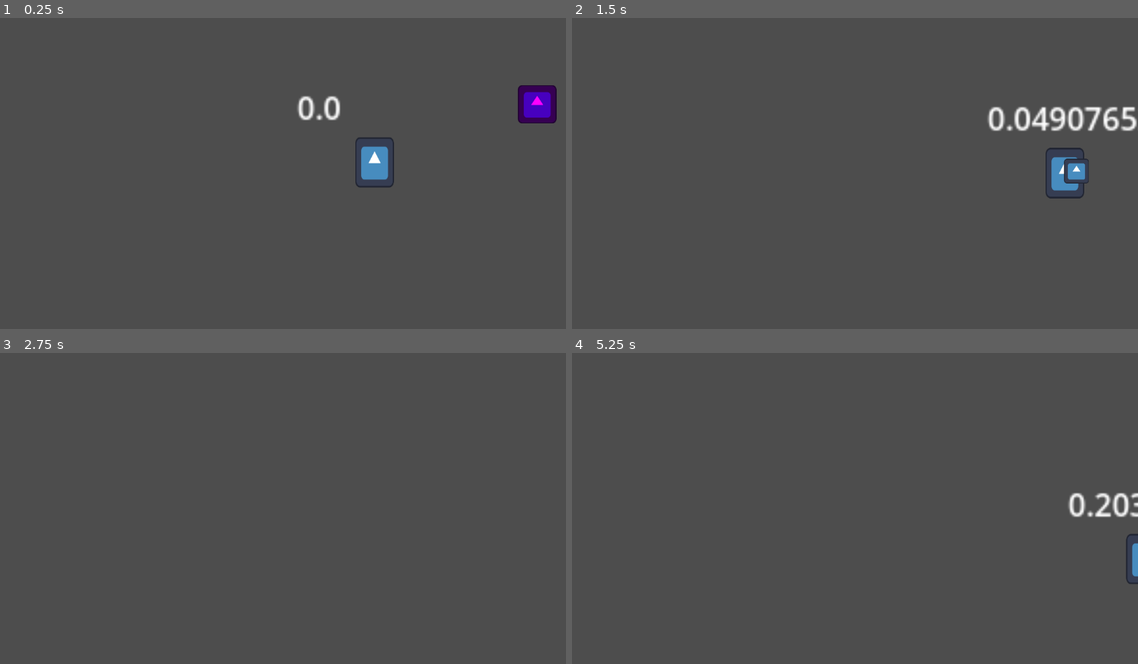
Above: before the commit, frames 1-4 (two rows, left to right).
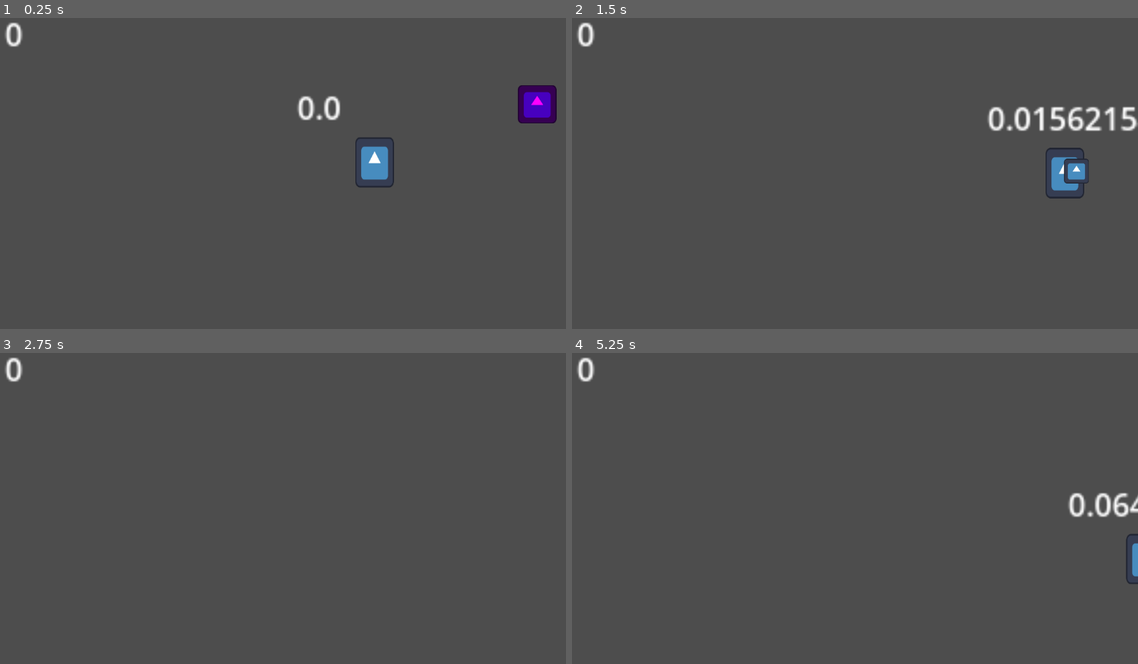
Above: after the commit, the same moments.

Repository: GoldenAppler-eng/Karmic-Staircase
Game: Godot game, scene res://scene/game.tscn
The game is run twice, just before and just after one commit, with the same random seed, the same clock (stepped at 60 frames per second) and the same inputs. The engine's default icon, where the game draws it, is replaced by a stand-in: a white triangle on a blue panel in a dark square.
Inputs:
- Up to frame 1 (0.25 s): no input
- Up to frame 2 (1.5 s): tap Enter at 0.5 s; hold D (move_right) 0.53-1.28 s; tap Space (attack) at 0.6 s; hold S (move_down) from 1.28 s (still down); tap F (drop_item) at 1.35 s
- Up to frame 3 (2.75 s): release S (move_down) at 2.03 s; hold D (move_right) from 2.03 s (still down); hold Shift (sprint) from 2.03 s (still down)
- Up to frame 4 (5.25 s): release D (move_right) at 2.78 s; release Shift (sprint) at 2.78 s; hold W (move_up) 2.78-3.53 s; tap E (use) at 2.85 s; tap Space (attack) at 3.5, 3.6 s; hold A (move_left) 3.53-5.03 s; tap F (drop_item) at 4.35 s; hold S (move_down) from 5.03 s (still down); hold Shift (sprint) from 5.03 s (still down)

The runs differ from the first frame. In frame 1, 0.2% of the frame differs, in the area x 0-5%, y 1-10%; in frame 2, 0.8%, in the area x 0-100%, y 1-37%; in frame 3, 0.2%; in frame 4, 0.5%.

Commit message:
Added a staircase level manager

Diff:
--- a/scene/game.tscn
+++ b/scene/game.tscn
@@ -1,6 +1,7 @@
-[gd_scene load_steps=7 format=3 uid="uid://c8kgiptw27hnk"]
+[gd_scene load_steps=8 format=3 uid="uid://c8kgiptw27hnk"]
 
 [ext_resource type="PackedScene" uid="uid://cdmckyq563mja" path="res://scene/player.tscn" id="1_5kiuu"]
+[ext_resource type="Script" uid="uid://bs2oplm10hnhp" path="res://script/manager/StaircaseLevelManager.gd" id="1_p1ry8"]
 [ext_resource type="PackedScene" uid="uid://uw4m24pq2ena" path="res://scene/cake.tscn" id="3_33cqm"]
 [ext_resource type="Texture2D" uid="uid://beaowaw3ucksp" path="res://icon.svg" id="4_p1ry8"]
 [ext_resource type="Script" uid="uid://dpsdxig7vq6hu" path="res://script/class/PickupableItemData.gd" id="5_xlg7c"]
@@ -20,8 +21,6 @@
 
 [node name="game" type="Node2D"]
 
-[node name="staircase_level_manager" type="Node" parent="."]
-
 [node name="player" parent="." node_paths=PackedStringArray("origin_node") instance=ExtResource("1_5kiuu")]
 position = Vector2(52, 0)
 origin_node = NodePath("../origin")
@@ -39,3 +38,14 @@
 [node name="cake" parent="." instance=ExtResource("3_33cqm")]
 position = Vector2(136, -29)
 cake_pickupable_item = SubResource("Resource_p1ry8")
+
+[node name="staircase_level_manager" type="Node" parent="." node_paths=PackedStringArray("player")]
+script = ExtResource("1_p1ry8")
+player = NodePath("../player")
+
+[node name="Label" type="Label" parent="staircase_level_manager"]
+offset_left = -139.0
+offset_top = -77.0
+offset_right = -44.0
+offset_bottom = -54.0
+text = "Sample Text"
--- a/scene/player.tscn
+++ b/scene/player.tscn
@@ -109,12 +109,12 @@
 offset_right = -40.0
 offset_bottom = -39.0
 
+[node name="pickup_item_component" parent="." instance=ExtResource("14_u7b46")]
+unique_name_in_owner = true
+
 [node name="rotation_tracker_component" type="Node" parent="."]
 unique_name_in_owner = true
 script = ExtResource("13_34jf3")
-
-[node name="pickup_item_component" parent="." instance=ExtResource("14_u7b46")]
-unique_name_in_owner = true
 
 [node name="step_recorder_component" type="Node" parent="." node_paths=PackedStringArray("target_brain")]
 script = ExtResource("17_4ja17")
--- a/script/component/RotationTrackerComponent.gd
+++ b/script/component/RotationTrackerComponent.gd
@@ -1,7 +1,7 @@
 class_name RotationTrackerComponent
 extends Node
 
-const STEP_PER_RADIAN : float = 1
+const STEP_PER_RADIAN : float = 1 / PI
 
 var origin : Vector2
 var actor : Node2D
@@ -13,6 +13,8 @@
 func init(p_actor : Node2D, origin_node : Node2D) -> void:
 	actor = p_actor
 	origin = origin_node.global_position
+
+	owner.set_meta(GlobalConstants.get_component_name(GlobalConstants.COMPONENT.ROTATIONTRACKER), self)
 
 func update_psuedo_vertical_coordinate() -> void:
 	if not prev_global_position:
--- a/script/component/StatDataComponent.gd
+++ b/script/component/StatDataComponent.gd
@@ -1,7 +1,7 @@
 class_name StatDataComponent
 extends Node
 
-const INITIAL_HUNGER_DEGENERATION_WAIT_TIME : float = 2
+const INITIAL_HUNGER_DEGENERATION_WAIT_TIME : float = 200000
 
 @export var hunger_degeneration_timer : Timer
 var hunger_degeneration_amount = 10
--- /dev/null
+++ b/script/manager/StaircaseLevelManager.gd
@@ -0,0 +1,22 @@
+extends Node
+
+signal level_changed(current_level : int)
+
+@export var player : Player
+var current_level : int:
+	set(value):
+		if not value == current_level:
+			level_changed.emit(value)
+
+		current_level = value
+
+@onready var label: Label = $Label
+
+var rotation_tracker_component : RotationTrackerComponent
+
+func _ready() -> void:
+	rotation_tracker_component = player.get_meta(GlobalConstants.get_component_name(GlobalConstants.COMPONENT.ROTATIONTRACKER))
+
+func _physics_process(delta: float) -> void:
+	current_level = rotation_tracker_component.psuedo_vertical_coordinate / 2
+	label.text = str(current_level)
--- a/script/singleton/GlobalConstants.gd
+++ b/script/singleton/GlobalConstants.gd
@@ -1,10 +1,11 @@
 extends Node
 
-enum COMPONENT { PICKUPITEM, STATDATA }
+enum COMPONENT { PICKUPITEM, STATDATA, ROTATIONTRACKER }
 
 const COMPONENT_DICTIONARY : Dictionary = {
 	COMPONENT.PICKUPITEM : "pickup_item_component",
-	COMPONENT.STATDATA : "stat_data_component"
+	COMPONENT.STATDATA : "stat_data_component",
+	COMPONENT.ROTATIONTRACKER : "rotation_tracker_component"
 }
 
 func get_component_name(component : COMPONENT) -> StringName:
Not shown, added: script/manager/StaircaseLevelManager.gd.uid
